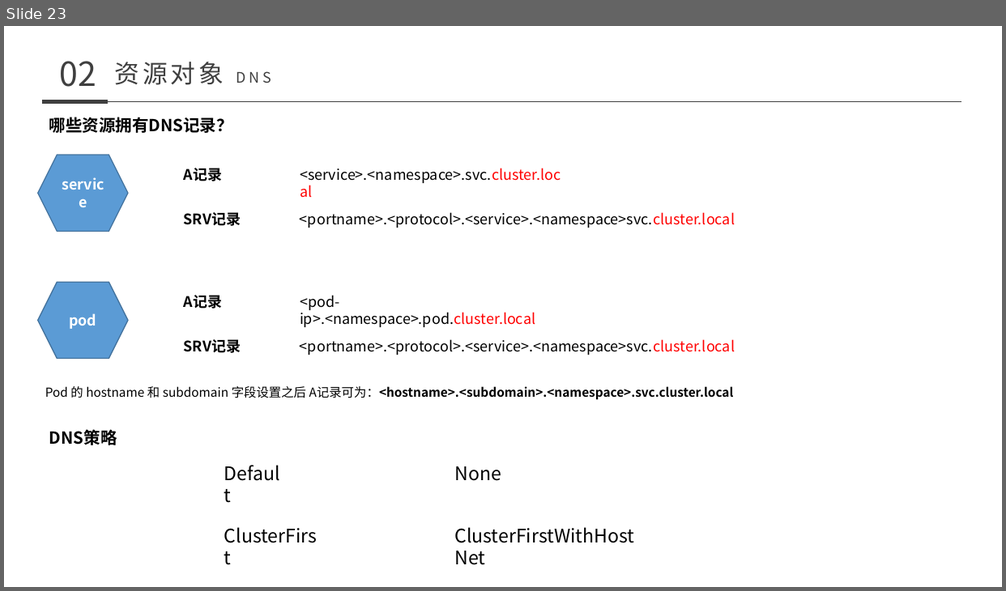
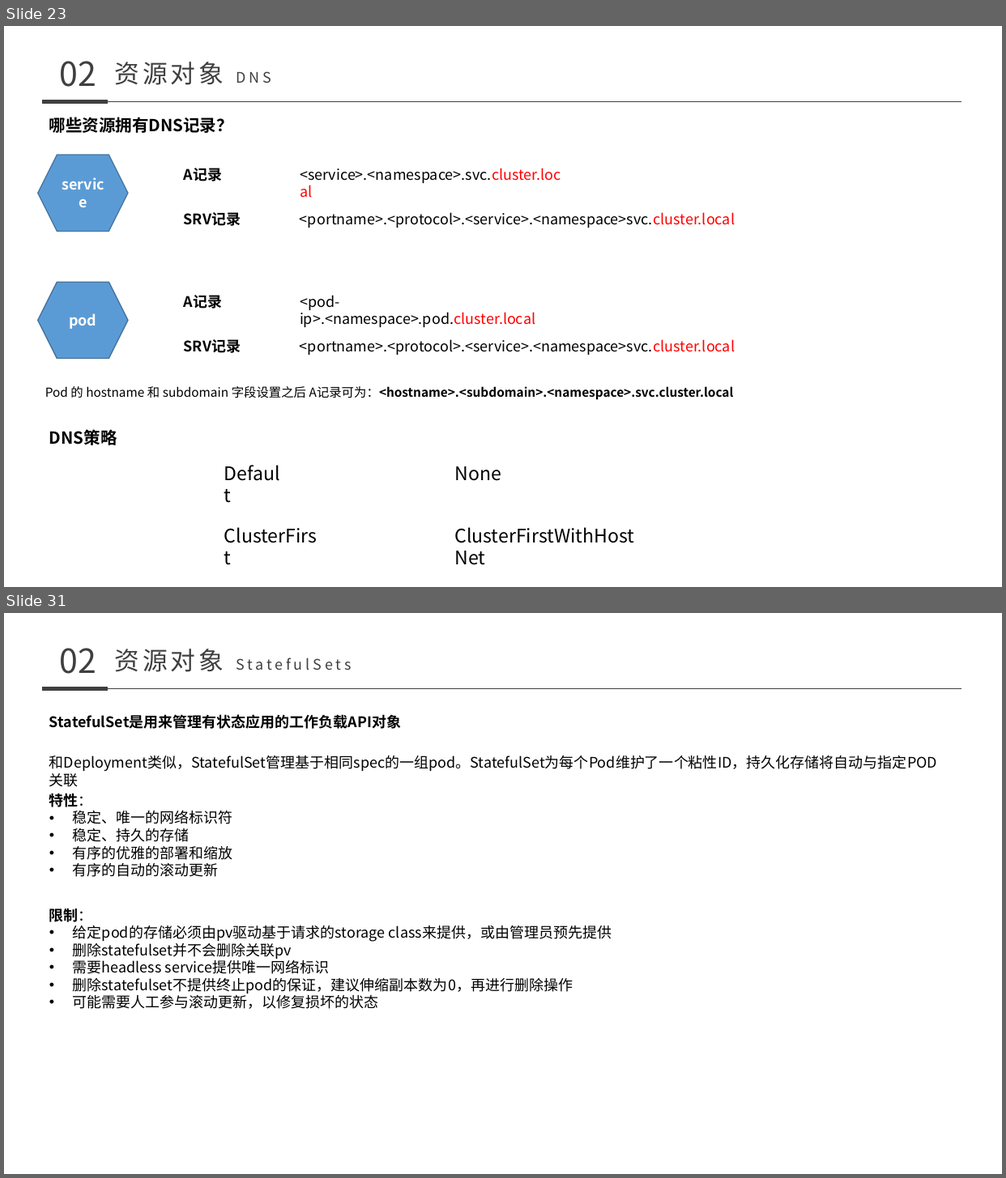
Before and after one commit to nutionMedivn/Kubernetes-training-camp, a slide deck: 基础/008-011 kubernetes.pptx. Shown one above the other, each under a label of ours: slide 23 before the commit, slides 23 and 31 after it; the slides between them are not shown. The pictures are 1006x591 and 1006x1178 pixels, drawn with LibreOffice and Linux fonts; fonts in the diff are those of the drawing. Boxes give left, top, right and bottom in pixels: in the first picture for what was removed or moved away, otherwise in the second. Text is boxed around its words. In the diff, an @@ line names an element or a change of style, - is before the commit and + after.

Commit message:
更新课程文档

```diff
--- a/基础/008-011 kubernetes.pptx
+++ b/基础/008-011 kubernetes.pptx
@@ slide 31 added at bbox=[4, 613, 1002, 1174], background #FFFFFF @@
@@ text added at bbox=[60, 648, 97, 674], 32 pt, text #3F3F3F @@
+02
@@ text added at bbox=[115, 649, 224, 672], 14 pt, text #3F3F3F @@
+资源对象 StatefulSets
@@ line added from (42, 688) to (108, 688), #3F3F3F 4.5 pt @@
@@ line added from (108, 688) to (961, 688), #3F3F3F 0.5 pt @@
@@ text added at bbox=[49, 714, 401, 729], 14 pt, text #000000, bold @@
+StatefulSet是用来管理有状态应用的工作负载API对象
@@ text added at bbox=[49, 756, 937, 771], 14 pt, text #000000 @@
+和Deployment类似，StatefulSet管理基于相同spec的一组pod。StatefulSet为每个Pod维护了一个粘性ID，持久化存储将自动与指定POD关联
@@ text added at bbox=[49, 793, 233, 877], 14 pt, text #000000 @@
+特性：
+• 稳定、唯一的网络标识符
+• 稳定、持久的存储
+• 有序的优雅的部署和缩放
+• 有序的自动的滚动更新
@@ text added at bbox=[49, 909, 612, 1009], 14 pt, text #000000 @@
+限制：
+• 给定pod的存储必须由pv驱动基于请求的storage class来提供，或由管理员预先提供
+• 删除statefulset并不会删除关联pv
+• 需要headless service提供唯一网络标识
+• 删除statefulset不提供终止pod的保证，建议伸缩副本数为0，再进行删除操作
+• 可能需要人工参与滚动更新，以修复损坏的状态
```
Also in this commit, not shown: 1 slide changed, 42 other slides added, 9 other files.
